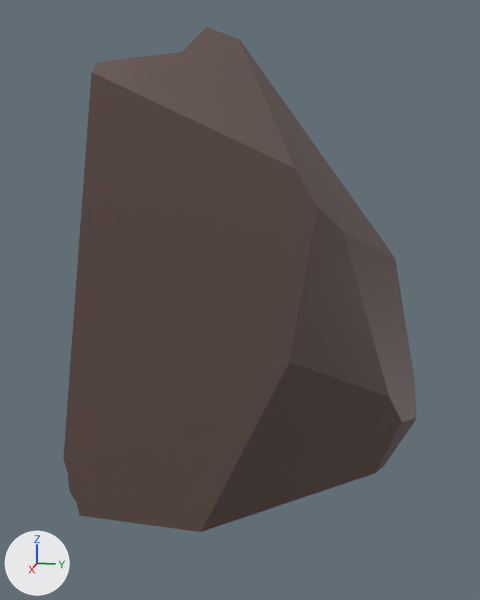
The FBX model Assets/Prefabs/Rocks/Models/Cliff shard 4.fbx: old version first, new version second.
Before and after are seen from a 50 mm camera at (1.55, 0.348, 0.887) aimed at (0.008, 0.04, 0.502). Lighting does not change. The marker at lower left points along +X, +Y and +Z. The older version comes first. Where no turn or scale is listed for an object, it has been applied to the vertices. Vertices at exactly the same position are counted once.

In view in the first picture: 'Cliff shard 4'.
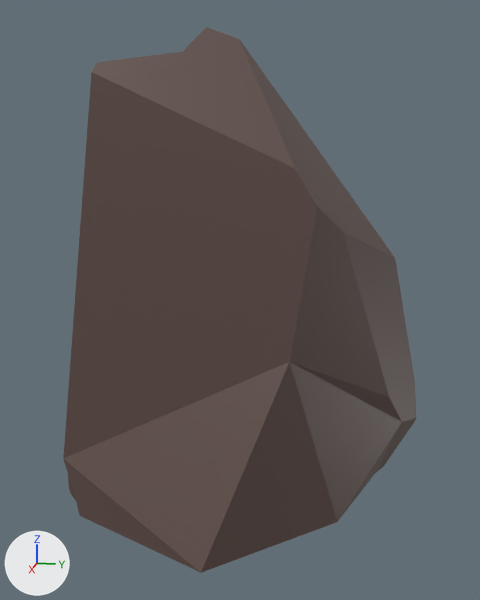
The change, as a list of edits to the scene's bpy script:
```text
Change me_icosphere_cell_003:
    used by ob_cliff_shard_4; location = (0.0, 0.0, 0.0)
    remove me_icosphere_cell_003.from_pydata(...)  # 62 vertices, 120 faces; spans x -0.391..0.234, y -0.346..0.492, z -0.002..1.109
    add me_icosphere_cell_003.from_pydata(...)  # 62 vertices, 120 faces; spans x -0.391..0.367, y -0.346..0.492, z -0.002..1.109
    me_icosphere_cell_003 part 1
    me_icosphere_cell_003.vertices[53].co: (-0.023, 0.26, -0.002) -> (0.12, 0.298, -0.002)  # pixel (325, 489) -> pixel (337, 522)
    me_icosphere_cell_003.vertices[54].co: (0.224, -0.009, -0.002) -> (0.367, 0.028, -0.002)  # pixel (200, 532) -> pixel (200, 572)
```

Boxes [x1, y1, x2, y2] around the edits, measured in the pictures (480 x 600 px; the box of a moved part takes in the faces that stretch with it):
'Cliff shard 4', reshaped (8% taller): before [63, 27, 417, 532]; after [63, 27, 417, 573]
part 1 of me_icosphere_cell_003, moved or reshaped: before [64, 362, 402, 532]; after [64, 362, 402, 573]
